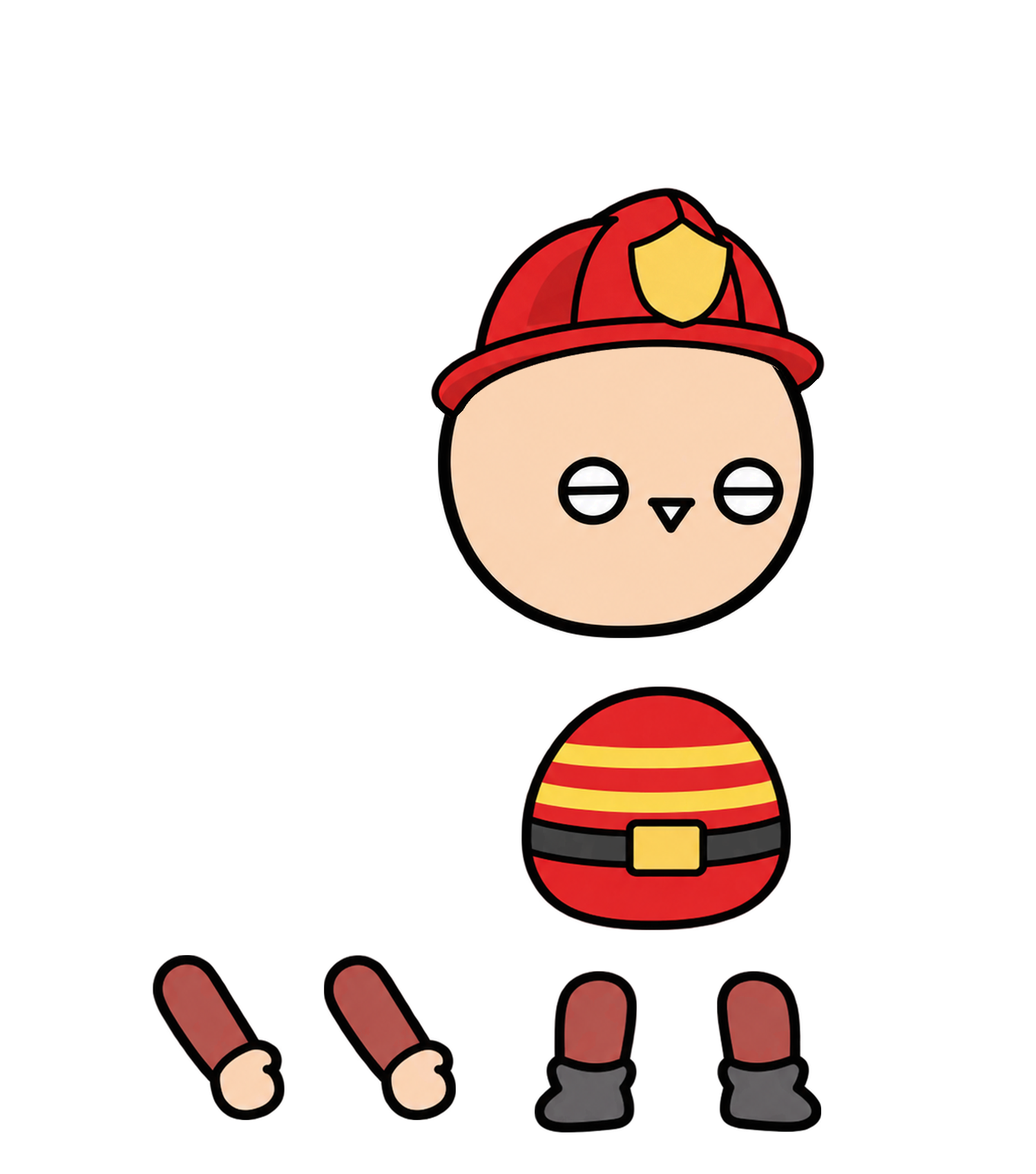
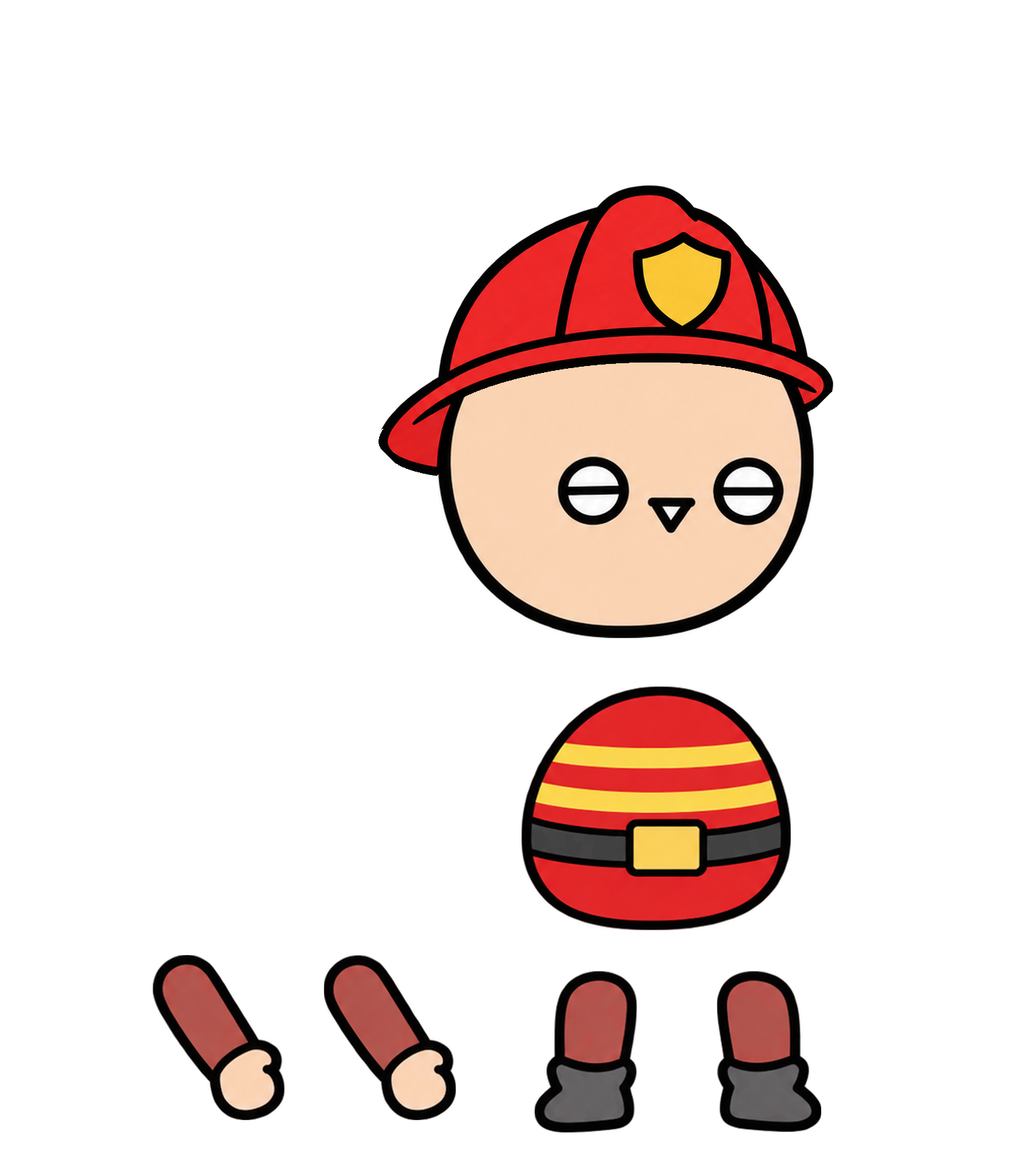
Layered file, before and after one edit (1036x1174). Changes by layer:
painted on "머리" over [378, 183, 834, 476]
